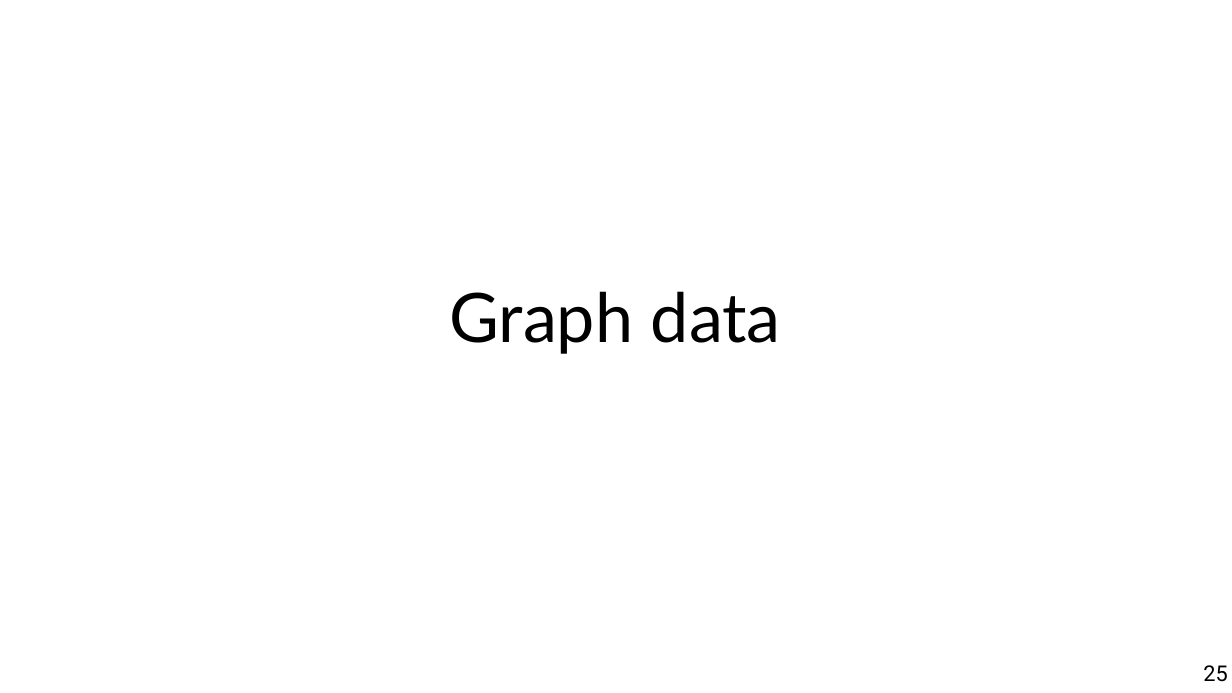
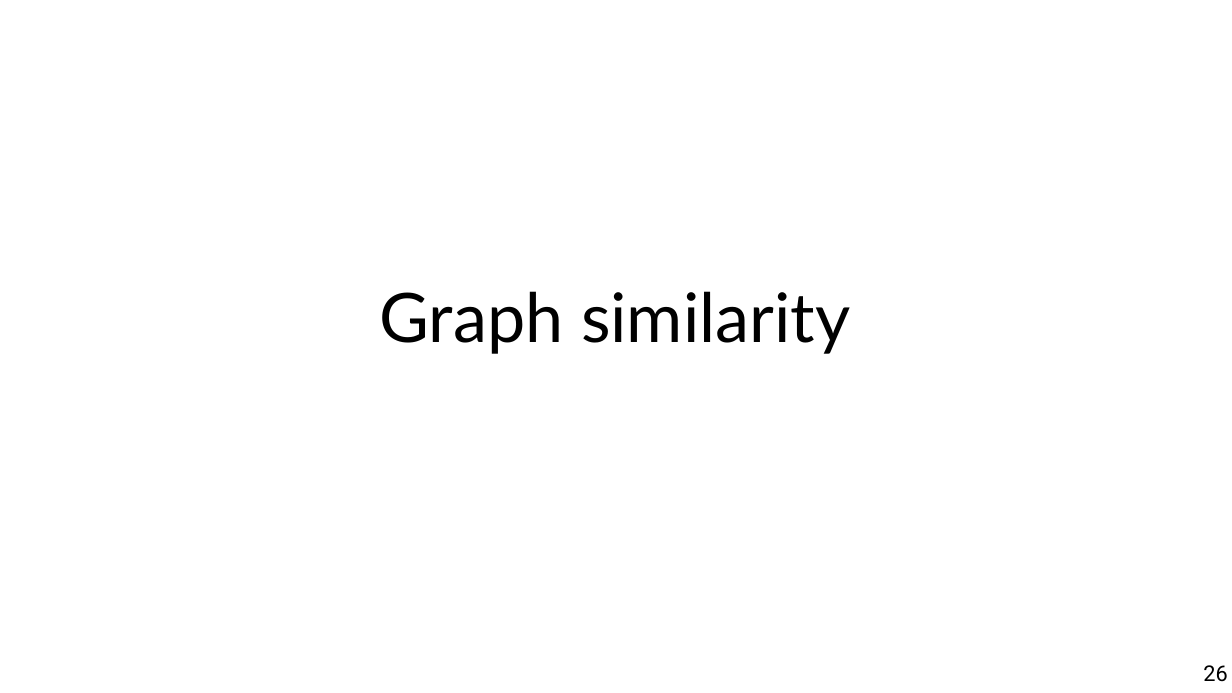
Before and after one commit to marco-calautti/data-mining-course, a slide deck: slide 26 of theory/odp/tt07_sim_beyond_numerical.odp (slide 25 before the commit). Drawn at 1232x693 pixels with LibreOffice and Linux fonts; fonts in the diff are those of the drawing. Boxes give left, top, right and bottom in pixels: in the first picture for what was removed or moved away, otherwise in the second. Text is boxed around its words. In the diff, an @@ line names an element or a change of style, - is before the commit and + after.

```diff
--- a/theory/odp/tt07_sim_beyond_numerical.odp
+++ b/theory/odp/tt07_sim_beyond_numerical.odp
@@ title at [380,291,850,354]: text changed @@
-Graph data
+Graph similarity
@@ page number at [1203,665,1227,682]: text changed @@
-25
+26
```
Also in this commit, not shown: 15 other slides changed, 2 slides added, 1 other file.
